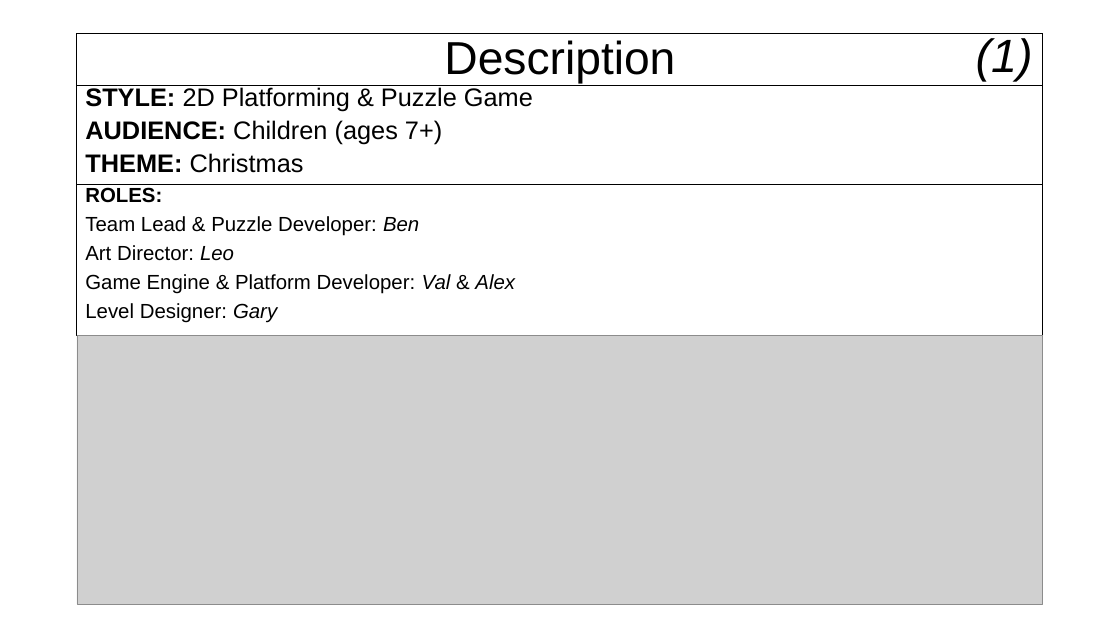
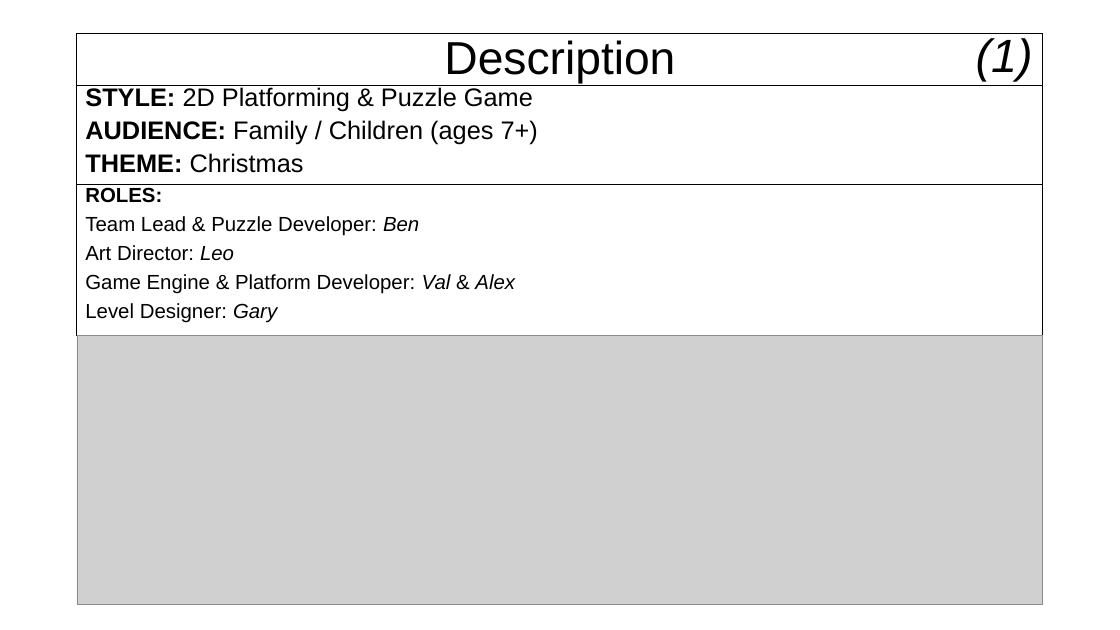
Before and after one commit to AlexCarolan/Christmas-Game, a slide deck: slide 2 of D2.pptx. Drawn at 1120x630 pixels with LibreOffice and Linux fonts; fonts in the diff are those of the drawing; grey boxes stand for pictures. Boxes give left, top, right and bottom in pixels: in the first picture for what was removed or moved away, otherwise in the second. Text is boxed around its words. In the diff, an @@ line names an element or a change of style, - is before the commit and + after.

```diff
--- a/D2.pptx
+++ b/D2.pptx
@@ text at (85, 120, 538, 145): text changed @@
-AUDIENCE: Children (ages 7+)
+AUDIENCE: Family / Children (ages 7+)
```
Also in this commit, not shown: 3 other slides changed, 4 slides added, 3 slides removed.
